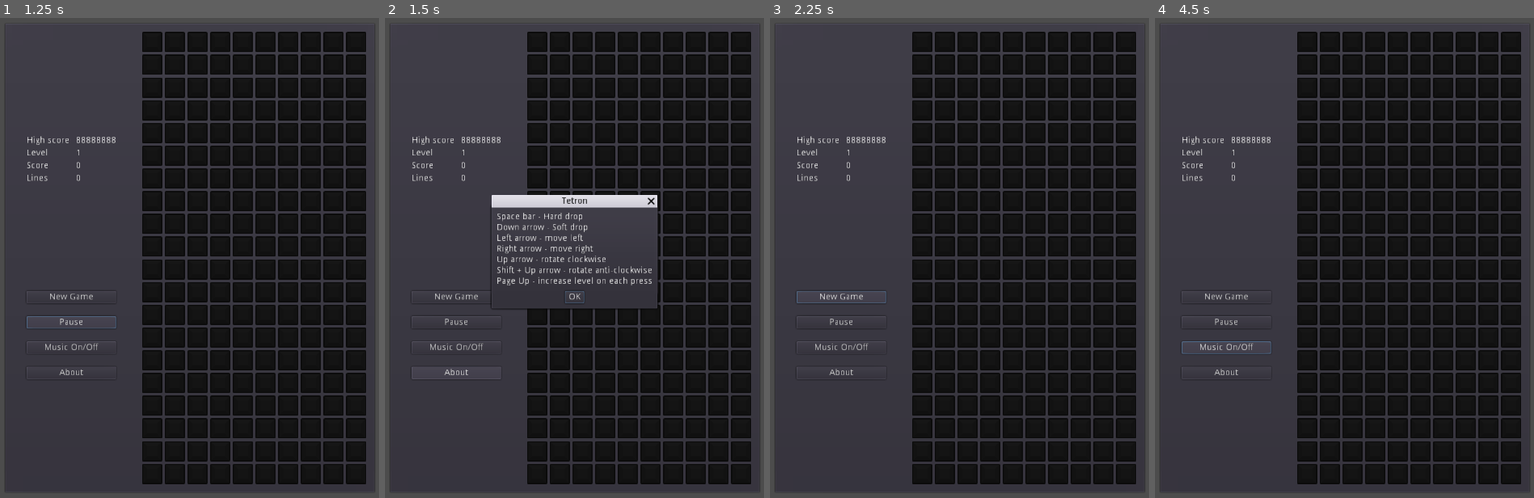
Above: before the commit, frames 1-4 (left to right).
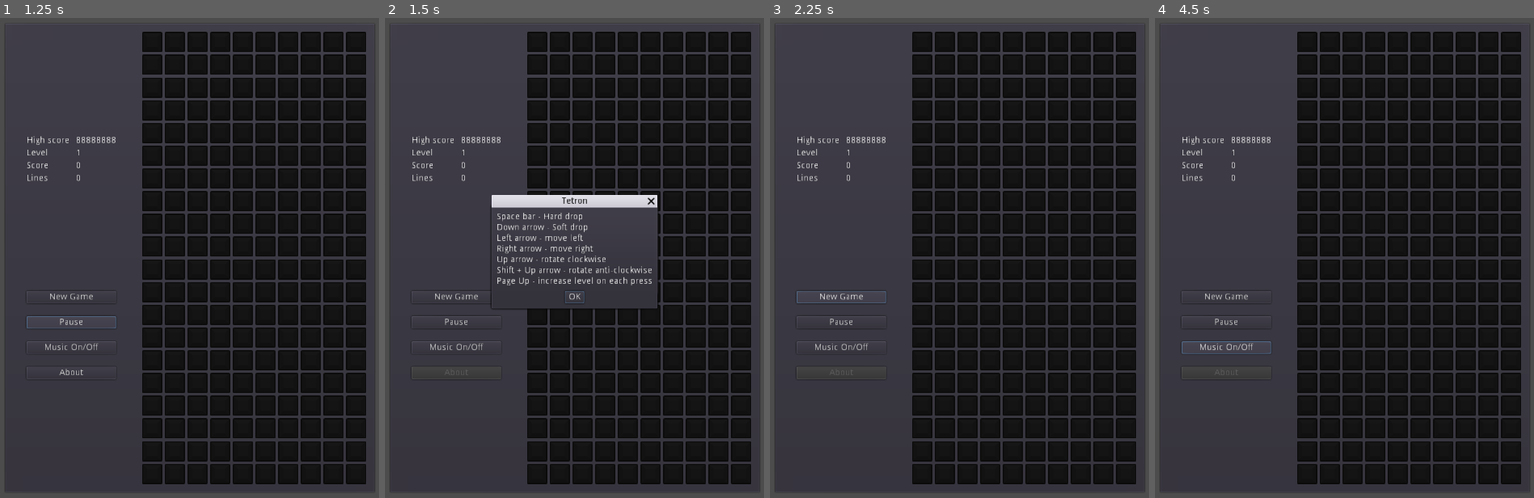
Above: after the commit, the same moments.

Repository: wojteksuchy/tetron
Game: Godot game, scene res://scenes/GUI.tscn
Same seed, same stepped clock (60 frames per second), same inputs: the game is played once before the commit and once after it. This scene is started directly instead of the project's main scene.
Inputs:
- Up to frame 1 (1.25 s): click "Pause" at 0.5 s
- Up to frame 2 (1.5 s): click "About" at 1.25 s
- Up to frame 3 (2.25 s): click "New Game" at 2 s
- Up to frame 4 (4.5 s): click "New Game" at 2.75 s; click "New Game" at 3.5 s; click "Music On/Off" at 4.25 s

Frame 1 is identical in both runs. In frame 2, less than 0.1% of the frame differs, in the area x 15-22%, y 73-75%; in frame 3, less than 0.1%; in frame 4, less than 0.1%.

Commit message:
Update GUI.gd
Adding methods to GUI

Diff:
--- a/scripts/GUI.gd
+++ b/scripts/GUI.gd
@@ -29,6 +29,21 @@
 		cell.modulate = color
 
 
+func set_button_state(button: String, state: bool) -> void:
+	find_node(button).set_disabled(state)
+
+
+func set_button_text(button: String, text: String) -> void:
+	find_node(button).set_text(text)
+
+
+func set_button_states(playing: bool) -> void:
+	set_button_state("NewGame", playing)
+	set_button_state("About", playing)
+	set_button_state("Pause", !playing)
+
+
+
 func _on_NewGame_button_down() -> void:
 	emit_signal("button_pressed", "NewGame")
 
@@ -44,3 +59,8 @@
 func _on_About_button_down() -> void:
 	$AboutBox.popup_centered()
 	emit_signal("button_pressed", "About")
+	set_button_state("About", true)
+
+
+func _on_AboutBox_popup_hide() -> void:
+	set_button_state("About", false)
